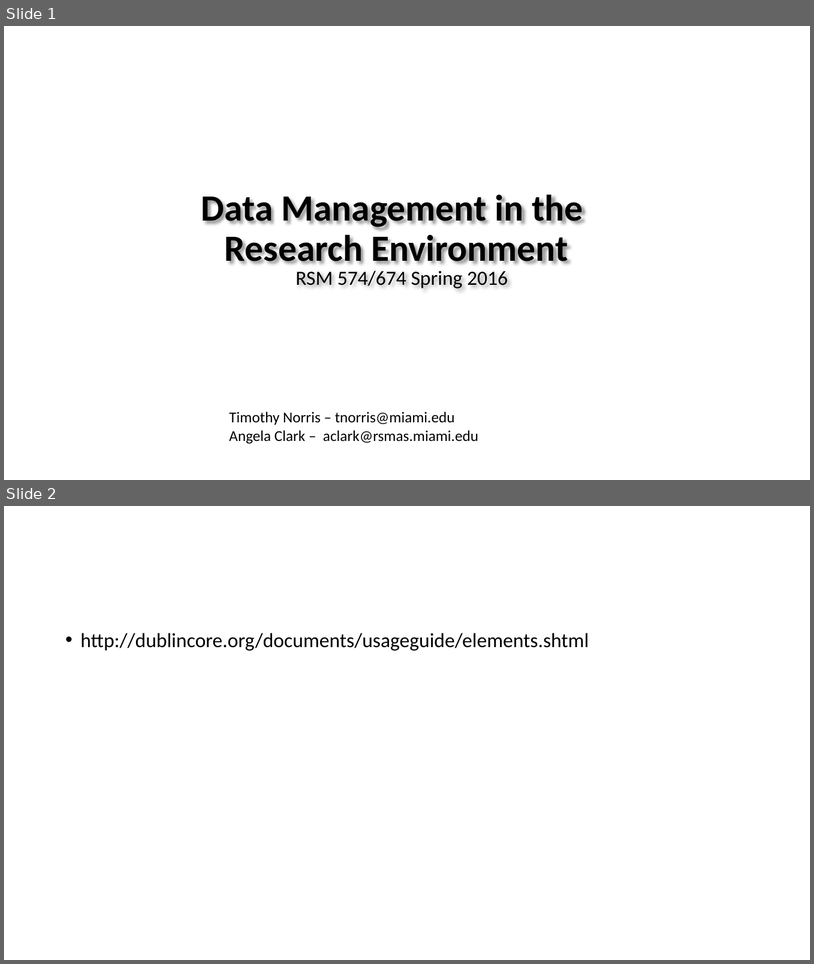
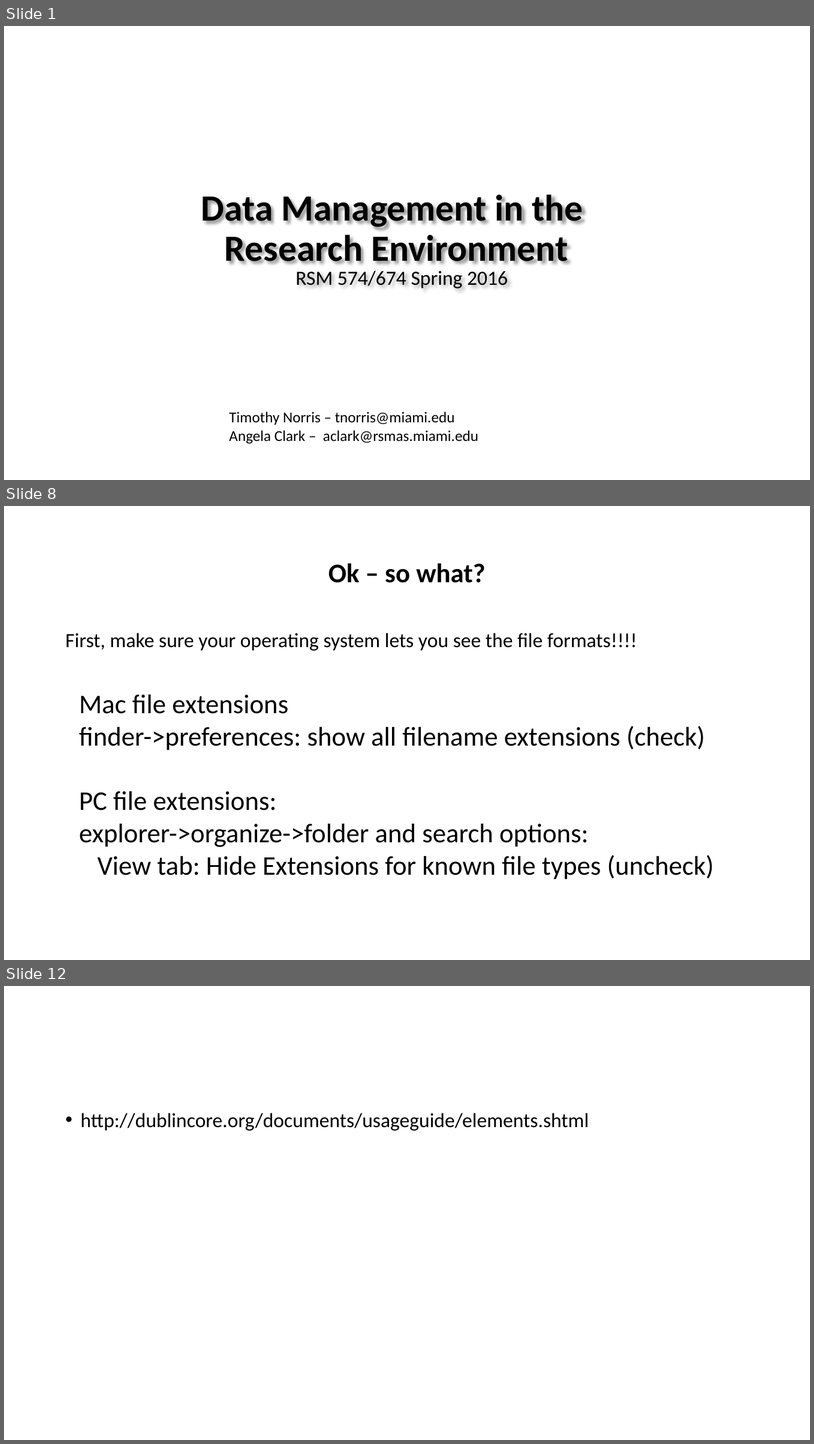
Before and after one commit to tibbben/teaching.data.literacy, a slide deck: UM_DataManagementClass/Lessons/03/03_secondMeeting.pptx. Shown one above the other, each under a label of ours: slides 1 and 2 before the commit, slides 1, 8 and 12 after it; the slides between them are not shown. The pictures are 814x964 and 814x1444 pixels, drawn with LibreOffice and Linux fonts; fonts in the diff are those of the drawing; background and template pictures are left out. Boxes give left, top, right and bottom in pixels: in the first picture for what was removed or moved away, otherwise in the second. Text is boxed around its words. In the diff, an @@ line names an element or a change of style, - is before the commit and + after.

```diff
--- a/UM_DataManagementClass/Lessons/03/03_secondMeeting.pptx
+++ b/UM_DataManagementClass/Lessons/03/03_secondMeeting.pptx
@@ slide 8 added at [4,506,810,960], background #FFFFFF @@
@@ title added at [329,563,485,583], 32 pt, text #000000, bold @@
+Ok – so what?
@@ text added at [65,633,638,651], 24 pt, text #000000 @@
+First, make sure your operating system lets you see the file formats!!!!
@@ text added at [79,694,714,879], 32 pt, text #000000 @@
+Mac file extensions
+finder->preferences: show all filename extensions (check)
+PC file extensions:
+explorer->organize->folder and search options:
+View tab: Hide Extensions for known file types (uncheck)
@@ what was slide 2 is now slide 12 @@
```
Also in this commit, not shown: 9 other slides added, 2 other files.
